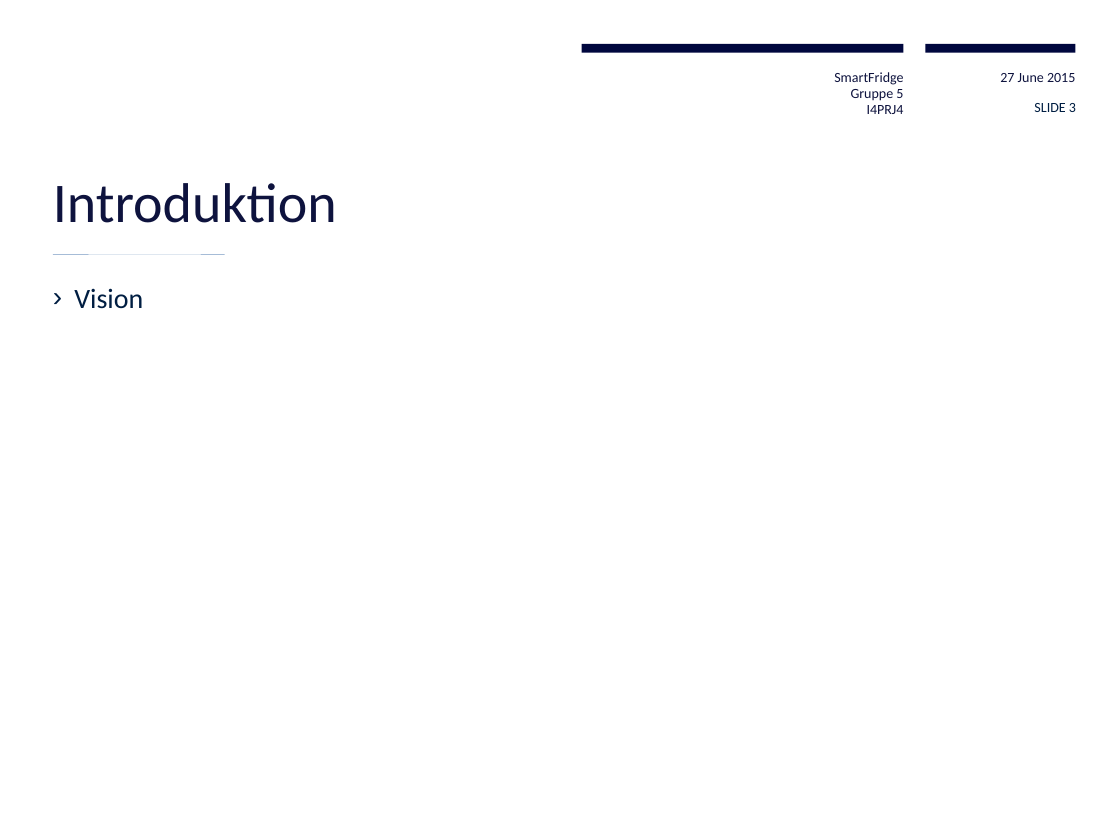
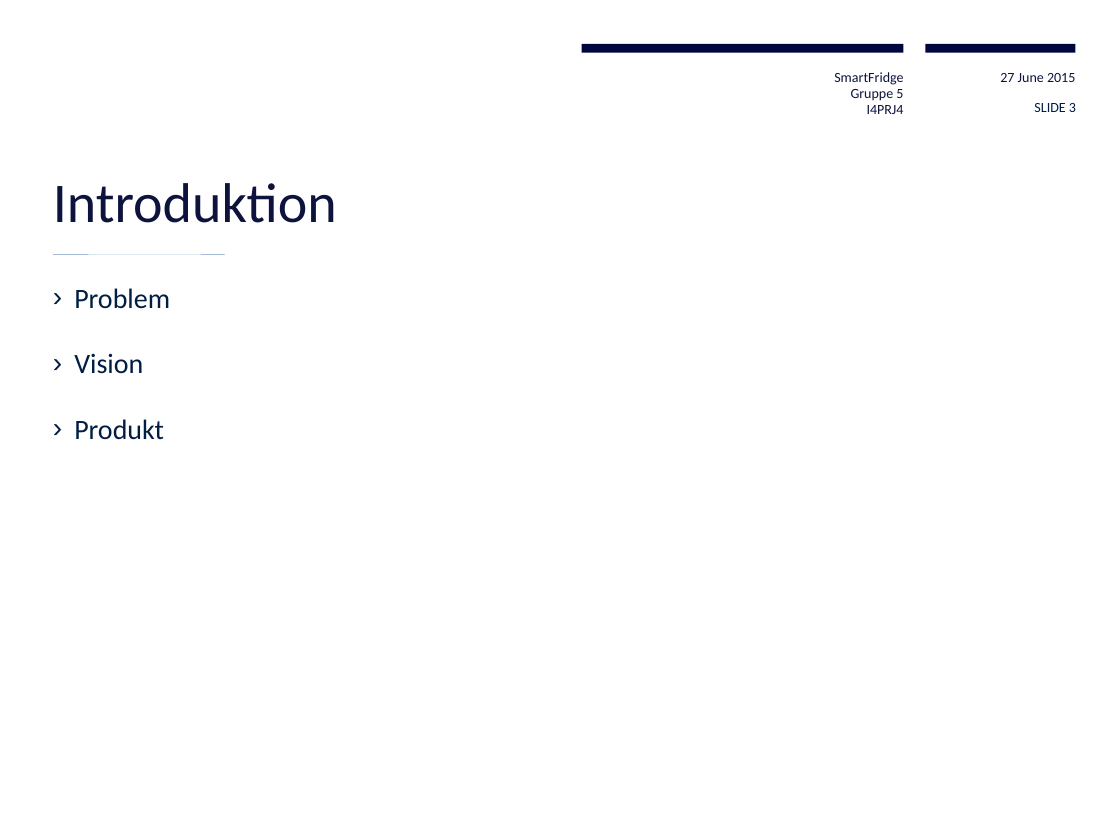
Before and after one commit to Ztuff/I4PRJ4, a slide deck: slide 3 of Fremlæggelse/SmartFridge fremlæggelse.pptx. Drawn at 1120x840 pixels with LibreOffice and Linux fonts; fonts in the diff are those of the drawing; background and template pictures are left out. Boxes give left, top, right and bottom in pixels: in the first picture for what was removed or moved away, otherwise in the second. Text is boxed around its words. In the diff, an @@ line names an element or a change of style, - is before the commit and + after.

```diff
--- a/Fremlæggelse/SmartFridge fremlæggelse.pptx
+++ b/Fremlæggelse/SmartFridge fremlæggelse.pptx
@@ text at [74,288,170,308]: paragraph added @@
+› Problem
@@ text at [74,419,164,440]: paragraph added @@
+› Produkt
```
Also in this commit, not shown: 1 other slide changed.
